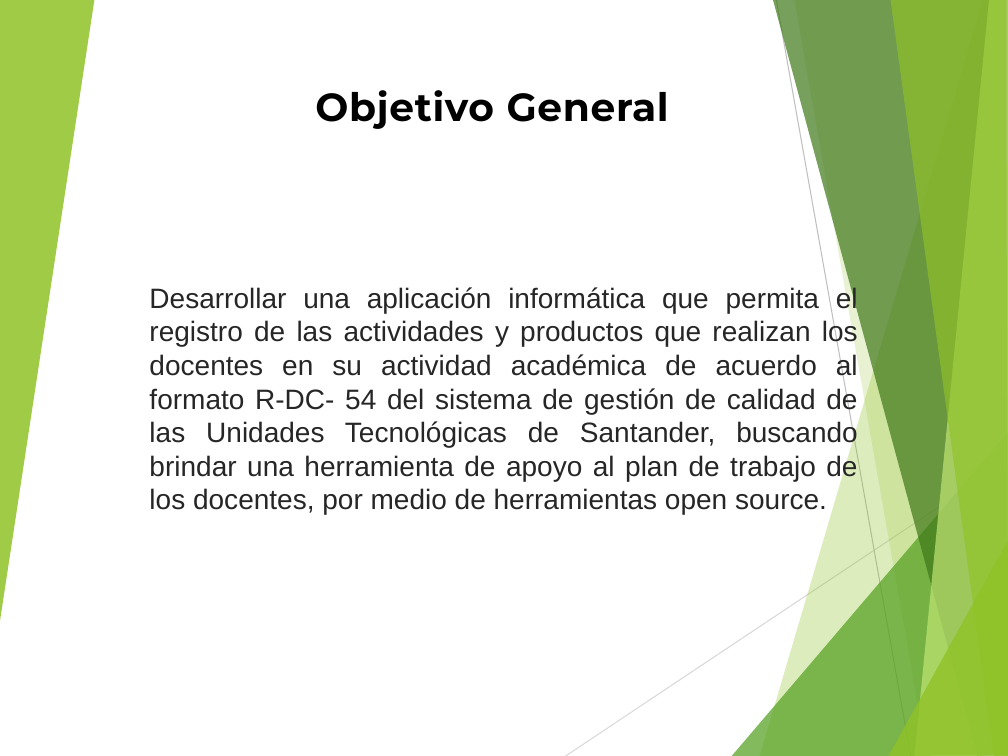
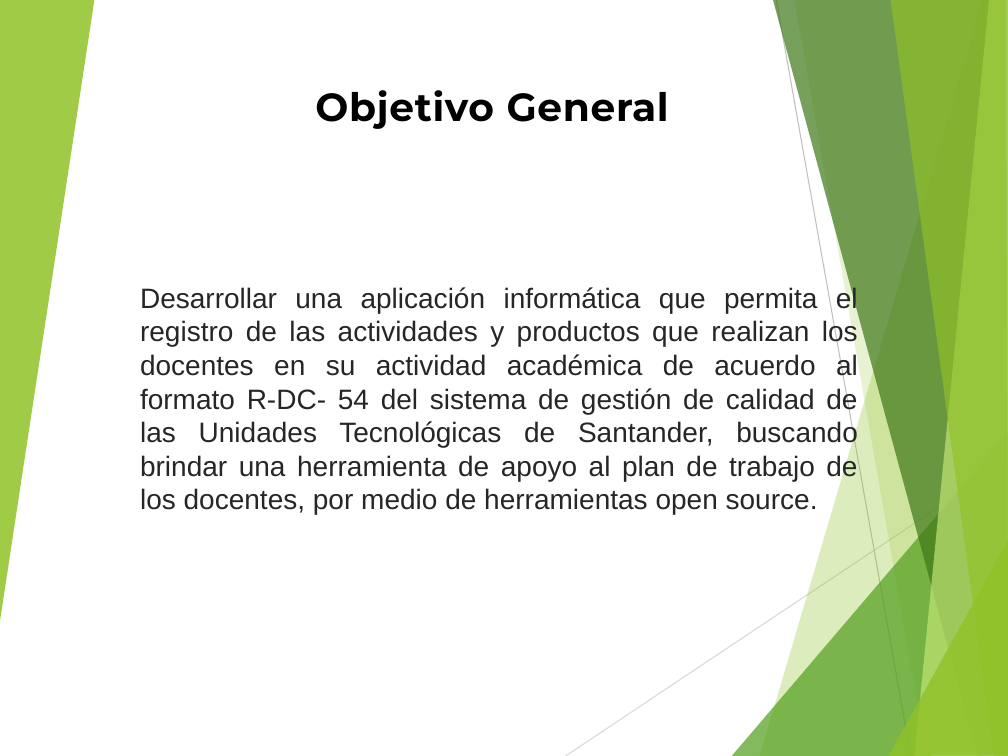
Before and after one commit to andy645jh/ProyectoGrado, a slide deck: slide 3 of extras/docs/rdc_presentacion.pptx. Drawn at 1008x756 pixels with LibreOffice and Linux fonts; fonts in the diff are those of the drawing. Boxes give left, top, right and bottom in pixels: in the first picture for what was removed or moved away, otherwise in the second. Text is boxed around its words. In the diff, an @@ line names an element or a change of style, - is before the commit and + after.

```diff
--- a/extras/docs/rdc_presentacion.pptx
+++ b/extras/docs/rdc_presentacion.pptx
@@ text "Desarrollar una aplicación informática que ..." rewrapped from box(149, 286, 858, 515) to box(140, 286, 858, 515) @@
```
Also in this commit, not shown: 8 other slides changed.
